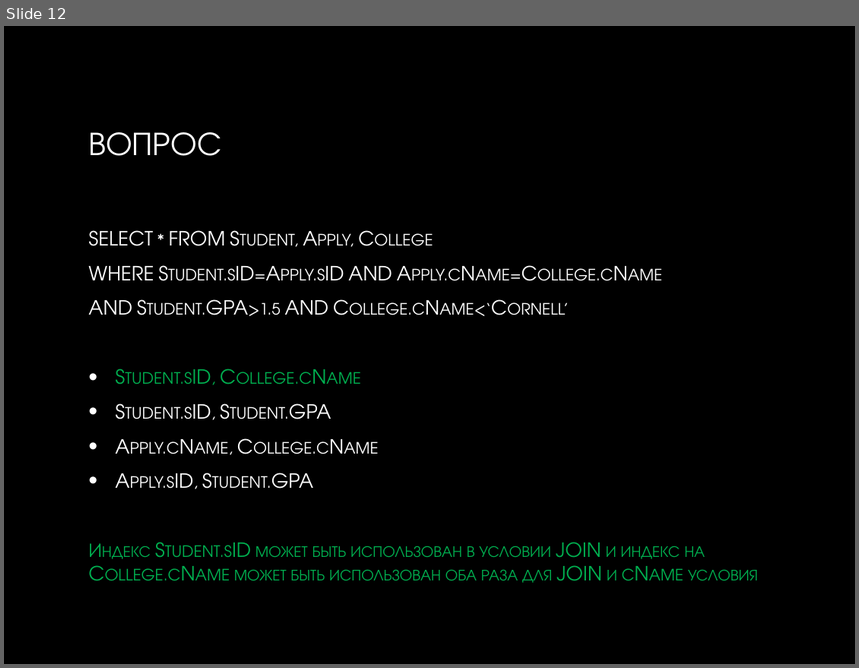
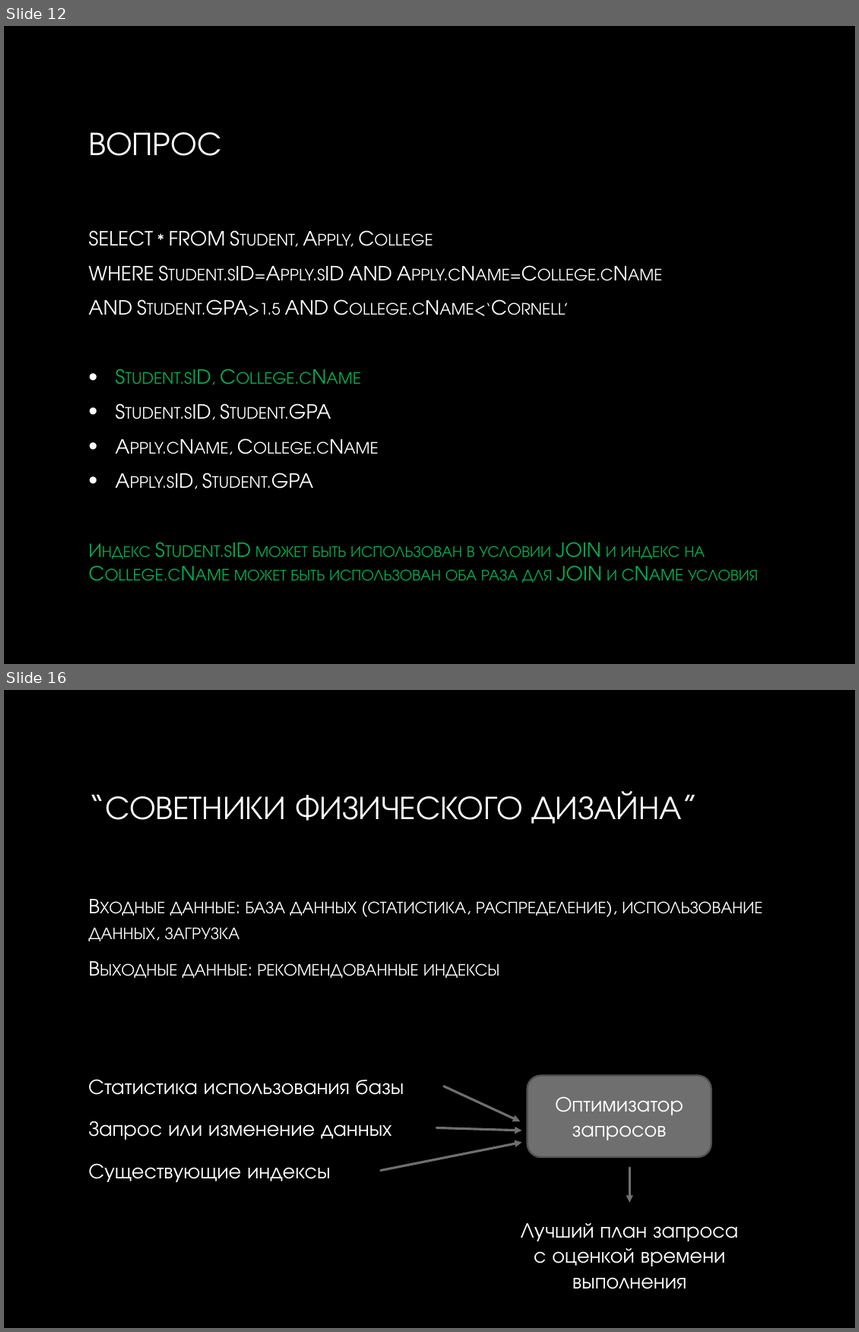
Before and after one commit to smurav/db13-14, a slide deck: sql/lectures/12_indexes.pptx. Shown one above the other, each under a label of ours: slide 12 before the commit, slides 12 and 16 after it; the slides between them are not shown. The pictures are 859x668 and 859x1332 pixels, drawn with LibreOffice and Linux fonts; fonts in the diff are those of the drawing; background and template pictures are left out. Boxes give left, top, right and bottom in pixels: in the first picture for what was removed or moved away, otherwise in the second. Text is boxed around its words. In the diff, an @@ line names an element or a change of style, - is before the commit and + after.

```diff
--- a/sql/lectures/12_indexes.pptx
+++ b/sql/lectures/12_indexes.pptx
@@ slide 16 added at <box>4,690,855,1328</box>, background picture (left out) @@
@@ title added at <box>105,791,699,824</box>, 28 pt, text gradient #FFFFFF to #BFBFBF @@
+“СОВЕТНИКИ ФИЗИЧЕСКОГО ДИЗАЙНА”
@@ text added at <box>88,901,762,978</box>, 18 pt, text gradient #FFFFFF to #BFBFBF, small capitals @@
+Входные данные: база данных (статистика, распределение), использование данных, загрузка
+Выходные данные: рекомендованные индексы
@@ rounded rectangle added at <box>528,1075,712,1157</box>, fill #6F6F6F, outline #525252 1.5 pt @@
@@ text added at <box>88,1079,405,1095</box>, 18 pt, text #FFFFFF @@
+Статистика использования базы
@@ arrow added from (444, 1087) to (520, 1122), #6F6F6F 2 pt @@
@@ text added at <box>555,1097,683,1141</box>, 18 pt, text #FFFFFF @@
+Оптимизатор
+запросов
@@ text added at <box>88,1121,392,1140</box>, 18 pt, text #FFFFFF @@
+Запрос или изменение данных
@@ arrow added from (381, 1171) to (522, 1143), #6F6F6F 2 pt @@
@@ arrow added from (436, 1129) to (522, 1131), #6F6F6F 2 pt @@
@@ text added at <box>88,1163,331,1182</box>, 18 pt, text #FFFFFF @@
+Существующие индексы
@@ arrow added from (629, 1168) to (629, 1202), #6F6F6F 2 pt @@
@@ text added at <box>521,1224,738,1290</box>, 18 pt, text #FFFFFF @@
+Лучший план запроса
+с оценкой времени
+выполнения
```
Also in this commit, not shown: 3 slides changed, 7 other slides added.
